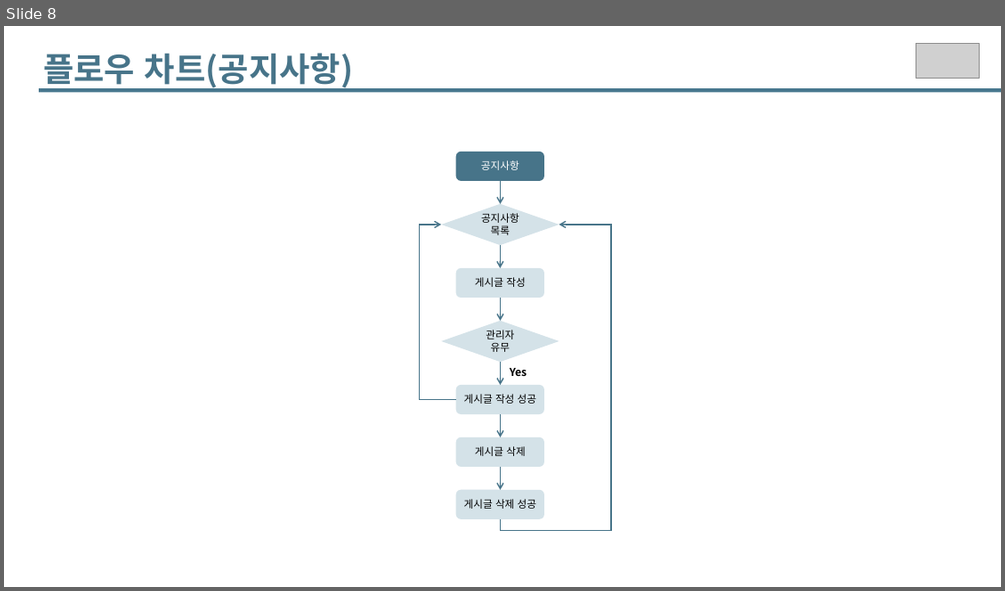
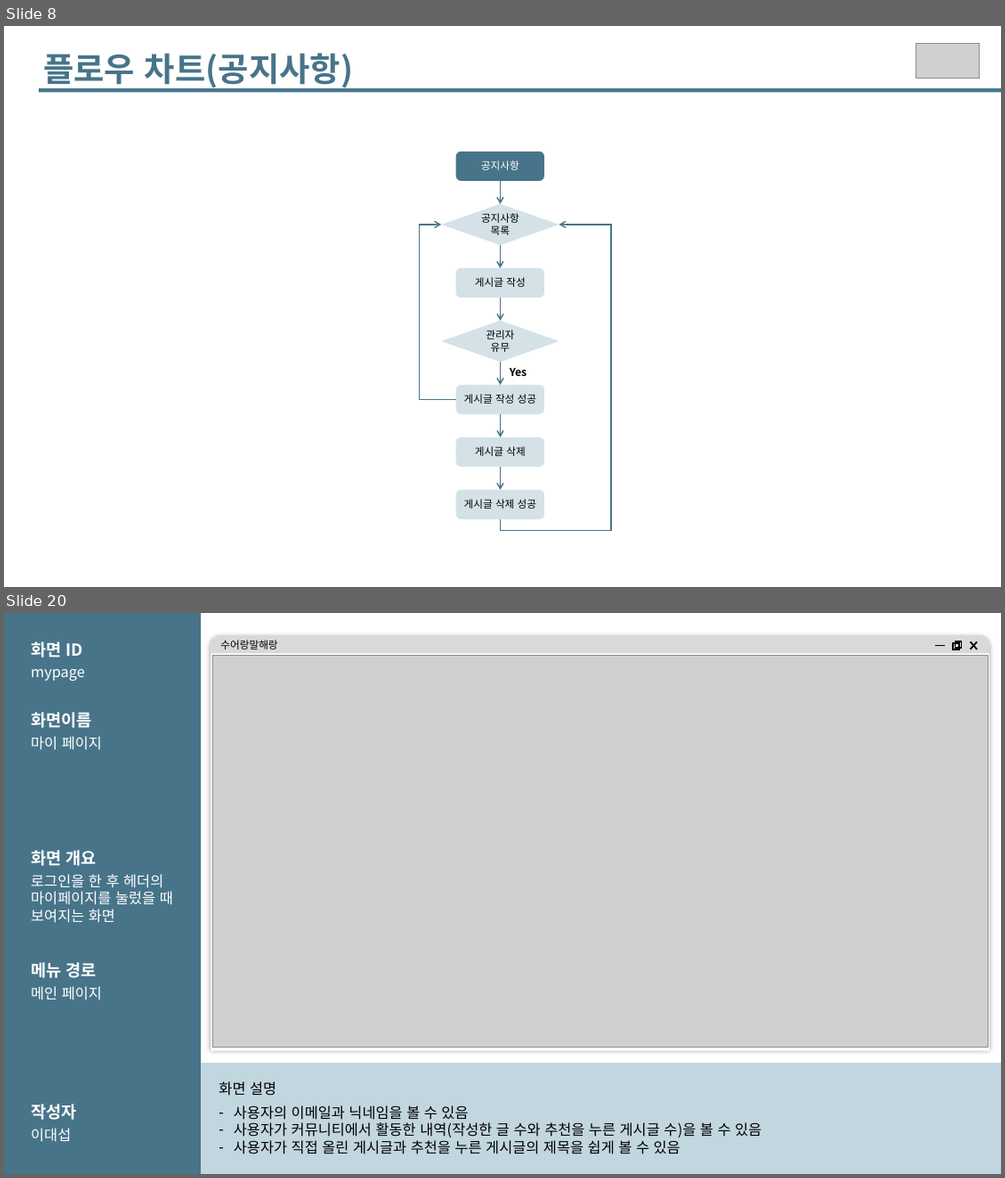
Before and after one commit to SeeUSoon93/final_project, a slide deck: Project/01. Document/실전프로젝트_화면설계서_군순팀.pptx. Shown one above the other, each under a label of ours: slide 8 before the commit, slides 8 and 20 after it; the slides between them are not shown. The pictures are 1005x591 and 1005x1178 pixels, drawn with LibreOffice and Linux fonts; fonts in the diff are those of the drawing; grey boxes stand for pictures. Boxes give left, top, right and bottom in pixels: in the first picture for what was removed or moved away, otherwise in the second. Text is boxed around its words. In the diff, an @@ line names an element or a change of style, - is before the commit and + after.

```diff
--- a/Project/01. Document/실전프로젝트_화면설계서_군순팀.pptx
+++ b/Project/01. Document/실전프로젝트_화면설계서_군순팀.pptx
@@ slide 20 added at (x1=4, y1=613, x2=1001, y2=1174), background #FFFFFF @@
@@ rectangle added at (x1=4, y1=613, x2=201, y2=1174), fill #477489 @@
@@ round same rect added at (x1=211, y1=637, x2=989, y2=1051), fill #FFFFFF @@
@@ round same rect added at (x1=211, y1=635, x2=989, y2=653), fill #D9D9D9, 10 pt, text #000000 @@
+수어랑말해랑
@@ text added at (x1=31, y1=641, x2=83, y2=657), 16 pt, text #FFFFFF, bold @@
+화면 ID
@@ picture added at (x1=212, y1=656, x2=988, y2=1047) @@
@@ group added at (x1=935, y1=641, x2=977, y2=649): 3 lines, 2 rectangles @@
@@ text added at (x1=31, y1=669, x2=85, y2=681), 14 pt, text #FFFFFF @@
+mypage
@@ text added at (x1=31, y1=712, x2=91, y2=728), 16 pt, text #FFFFFF, bold @@
+화면이름
@@ text added at (x1=31, y1=736, x2=102, y2=750), 14 pt, text #FFFFFF @@
+마이 페이지
@@ text added at (x1=31, y1=850, x2=97, y2=866), 16 pt, text #FFFFFF, bold @@
+화면 개요
@@ text added at (x1=31, y1=874, x2=173, y2=923), 14 pt, text #FFFFFF @@
+로그인을 한 후 헤더의
+마이페이지를 눌렀을 때
+보여지는 화면
@@ text added at (x1=31, y1=962, x2=97, y2=978), 16 pt, text #FFFFFF, bold @@
+메뉴 경로
@@ text added at (x1=31, y1=986, x2=102, y2=1000), 14 pt, text #FFFFFF @@
+메인 페이지
@@ rectangle added at (x1=201, y1=1062, x2=1001, y2=1174), fill #C2D6E0 @@
@@ text added at (x1=218, y1=1081, x2=276, y2=1095), 14 pt, text #000000 @@
+화면 설명
@@ text added at (x1=31, y1=1103, x2=76, y2=1119), 16 pt, text #FFFFFF, bold @@
+작성자
@@ text added at (x1=234, y1=1105, x2=761, y2=1154), 14 pt, text #000000 @@
+– 사용자의 이메일과 닉네임을 볼 수 있음
+– 사용자가 커뮤니티에서 활동한 내역(작성한 글 수와 추천을 누른 게시글 수)을 볼 수 있음
+– 사용자가 직접 올린 게시글과 추천을 누른 게시글의 제목을 쉽게 볼 수 있음
@@ text added at (x1=31, y1=1127, x2=71, y2=1142), 14 pt, text #FFFFFF @@
+이대섭
```
Also in this commit, not shown: 1 slide changed, 10 other slides added.
